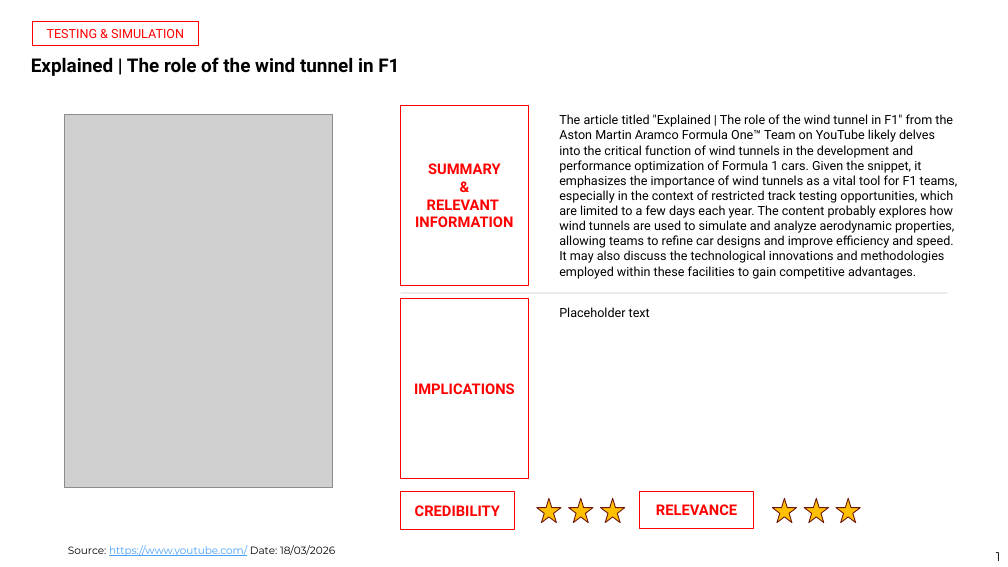
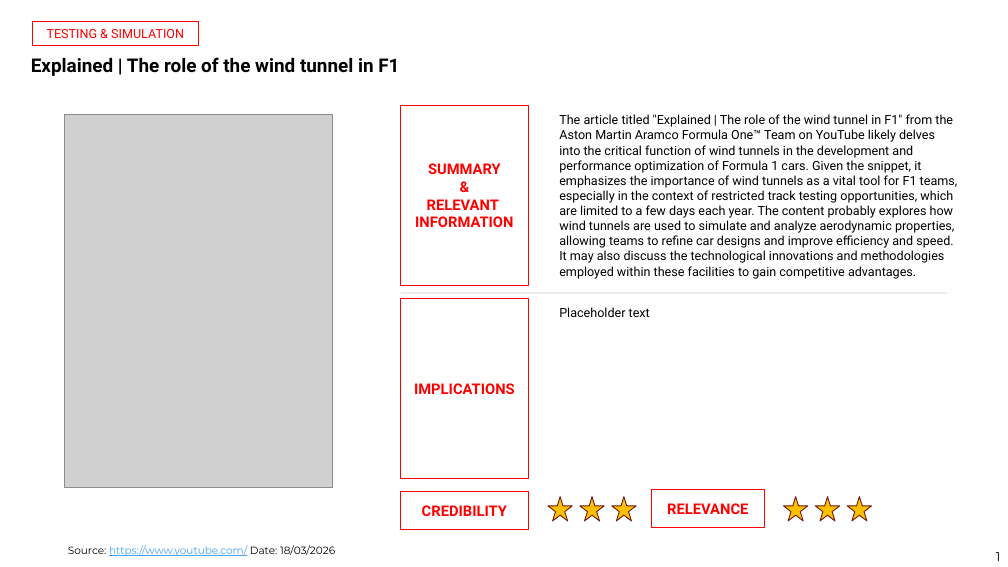
Before and after one commit to mridulmalani2/newsdeck, a slide deck: slide 1 of templates/slide_template.pptx. Drawn at 1008x567 pixels with LibreOffice and Linux fonts; fonts in the diff are those of the drawing; grey boxes stand for pictures; background and template pictures are left out. Boxes give left, top, right and bottom in pixels: in the first picture for what was removed or moved away, otherwise in the second. Text is boxed around its words. In the diff, an @@ line names an element or a change of style, - is before the commit and + after.

```diff
--- a/templates/slide_template.pptx
+++ b/templates/slide_template.pptx
@@ rectangle "CREDIBILITY": place and size @@
-rectangle "CREDIBILITY" at (401, 492, 514, 529)
+rectangle "CREDIBILITY" at (401, 492, 529, 529)
@@ rectangle "RELEVANCE": place and size @@
-rectangle "RELEVANCE" at (640, 492, 754, 529)
+rectangle "RELEVANCE" at (651, 489, 765, 527)
@@ 6 stars: place and size @@
-6 stars at (537, 498, 861, 523)
+6 stars at (548, 497, 872, 521)
```
Also in this commit, not shown: 2 other files.
